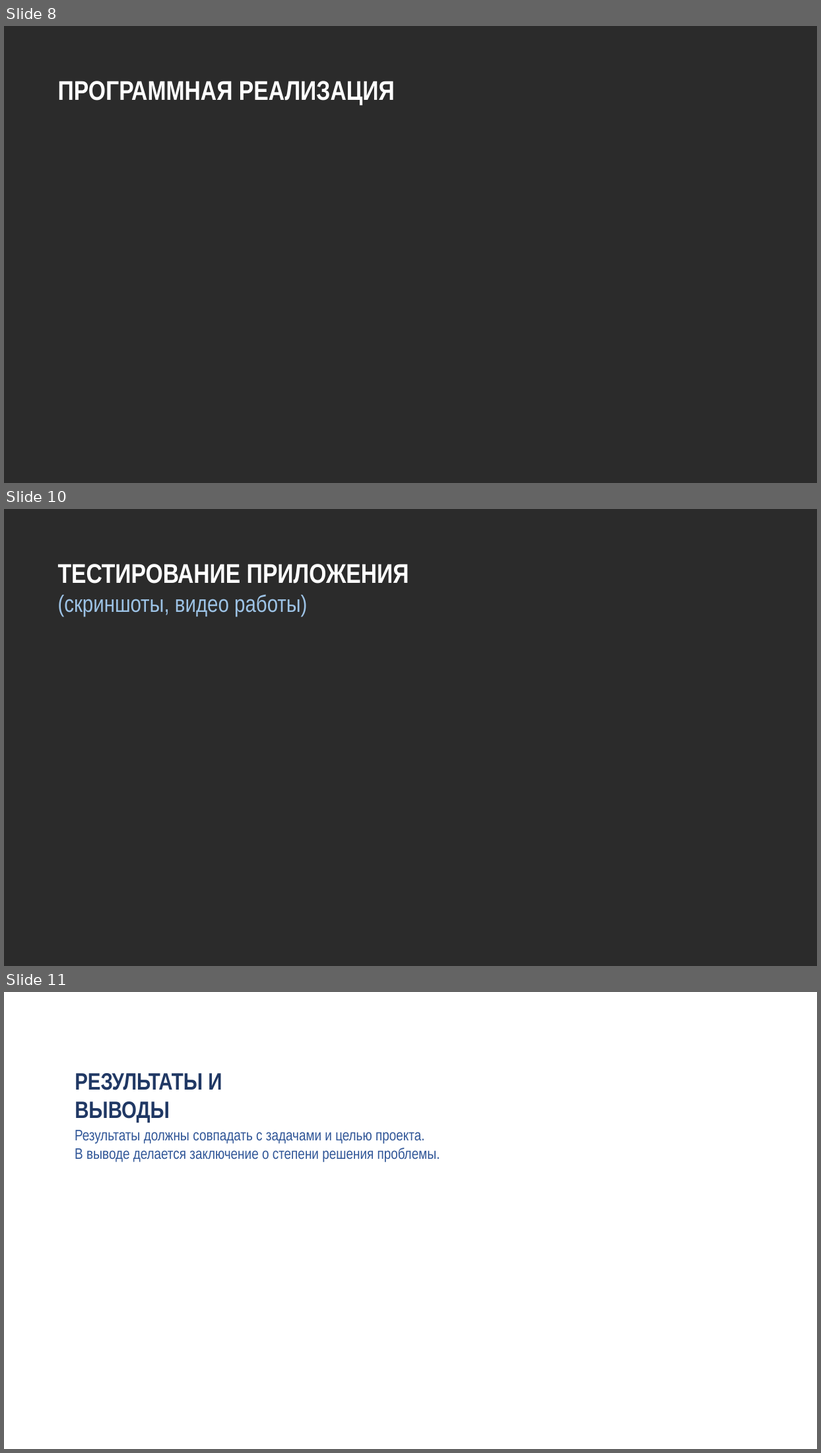
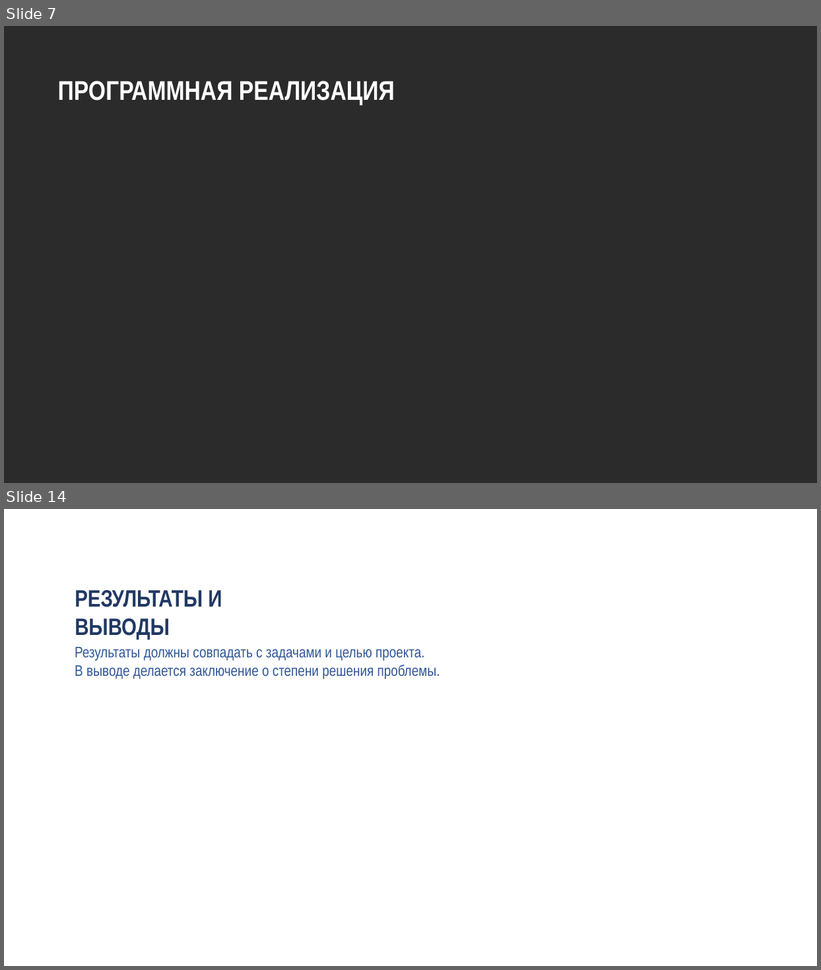
Before and after one commit to kemper0110/face-recog, a slide deck: presentation.pptx. Shown one above the other, each under a label of ours: slides 8, 10 and 11 before the commit, slides 7 and 14 after it; the slides between them are not shown. The pictures are 821x1453 and 821x970 pixels, drawn with LibreOffice and Linux fonts; fonts in the diff are those of the drawing; background and template pictures are left out; a plain dark background stands for a picture behind light text. Boxes give left, top, right and bottom in pixels: in the first picture for what was removed or moved away, otherwise in the second. Text is boxed around its words. In the diff, an @@ line names an element or a change of style, - is before the commit and + after.

```diff
--- a/presentation.pptx
+++ b/presentation.pptx
@@ slide 10 removed at (4, 509, 817, 966), background picture (left out) @@
@@ text removed at (58, 564, 409, 617) @@
-ТЕСТИРОВАНИЕ ПРИЛОЖЕНИЯ
-(скриншоты, видео работы)
@@ what was slide 8 is now slide 7 @@
@@ what was slide 11 is now slide 14 @@
```
Also in this commit, not shown: 2 slides changed, 5 slides added, 1 other slide removed, 12 other files.
